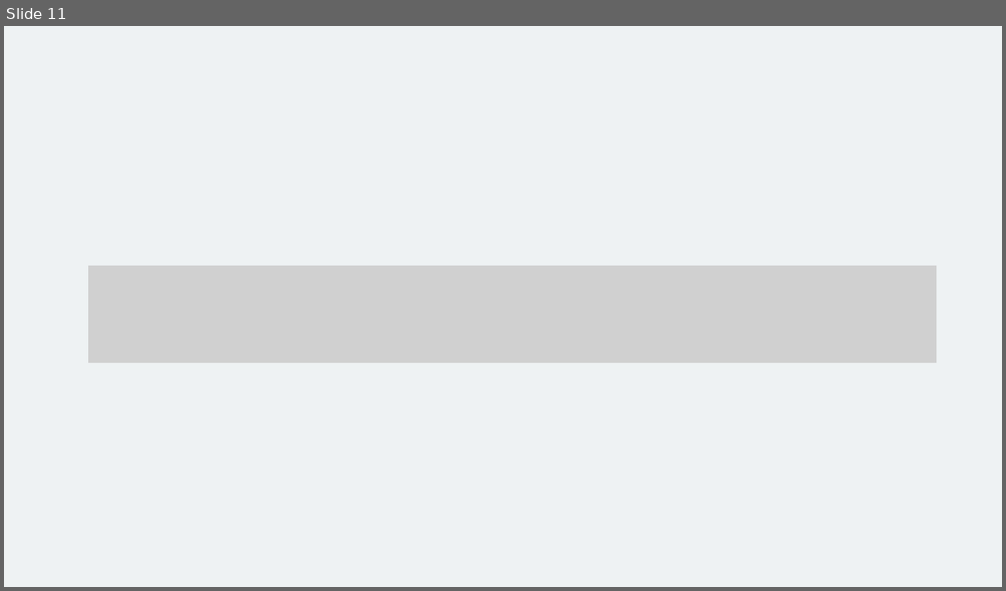
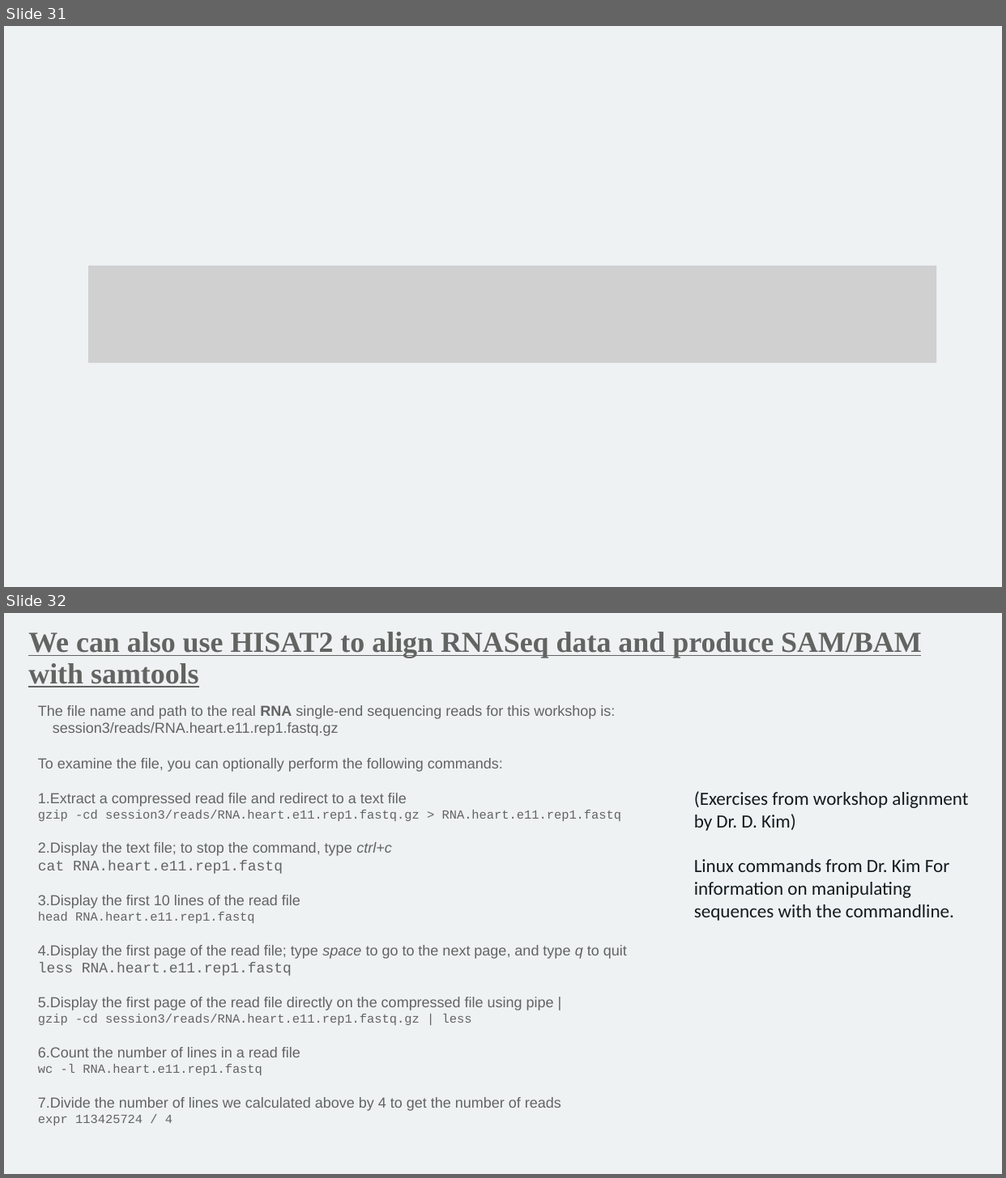
Before and after one commit to mathornton01/2022_UTSW_Lyda_Hill_Department_Introduction_To_NGS_Analysis_Nanocourse, a slide deck: Slides/IntroductionToNGSAnalysis_DayII_MT.pptx. Shown one above the other, each under a label of ours: slide 11 before the commit, slides 31 and 32 after it. The pictures are 1006x591 and 1006x1178 pixels, drawn with LibreOffice and Linux fonts; fonts in the diff are those of the drawing; grey boxes stand for pictures; background and template pictures are left out. Boxes give left, top, right and bottom in pixels: in the first picture for what was removed or moved away, otherwise in the second. Text is boxed around its words. In the diff, an @@ line names an element or a change of style, - is before the commit and + after.

```diff
--- a/Slides/IntroductionToNGSAnalysis_DayII_MT.pptx
+++ b/Slides/IntroductionToNGSAnalysis_DayII_MT.pptx
@@ slide 32 added at (x1=4, y1=613, x2=1002, y2=1174), background #EEF2F3 @@
@@ text added at (x1=28, y1=632, x2=922, y2=688), 28 pt, text #626462, bold, underline @@
+We can also use HISAT2 to align RNASeq data and produce SAM/BAM with samtools
@@ text added at (x1=38, y1=705, x2=627, y2=1126), 14 pt, text #626462 @@
+The file name and path to the real RNA single-end sequencing reads for this workshop is:
+session3/reads/RNA.heart.e11.rep1.fastq.gz
+To examine the file, you can optionally perform the following commands:
+1. Extract a compressed read file and redirect to a text file
+   gzip -cd session3/reads/RNA.heart.e11.rep1.fastq.gz > RNA.heart.e11.rep1.fastq
+2. Display the text file; to stop the command, type ctrl+c
+   cat RNA.heart.e11.rep1.fastq
+3. Display the first 10 lines of the read file
+   head RNA.heart.e11.rep1.fastq
+4. Display the first page of the read file; type space to go to the next page, and type q to quit
+   less RNA.heart.e11.rep1.fastq
+5. Display the first page of the read file directly on the compressed file using pipe |
+   gzip -cd session3/reads/RNA.heart.e11.rep1.fastq.gz | less
+6. Count the number of lines in a read file
+   wc -l RNA.heart.e11.rep1.fastq
+7. Divide the number of lines we calculated above by 4 to get the number of reads
+   expr 113425724 / 4
@@ text added at (x1=694, y1=791, x2=968, y2=921), 18 pt, text #141B1C @@
+(Exercises from workshop alignment by Dr. D. Kim)
+Linux commands from Dr. Kim For information on manipulating sequences with the commandline.
@@ what was slide 11 is now slide 31 @@
```
Also in this commit, not shown: 8 slides changed, 23 other slides added, 1 slide removed, 5 other files.
